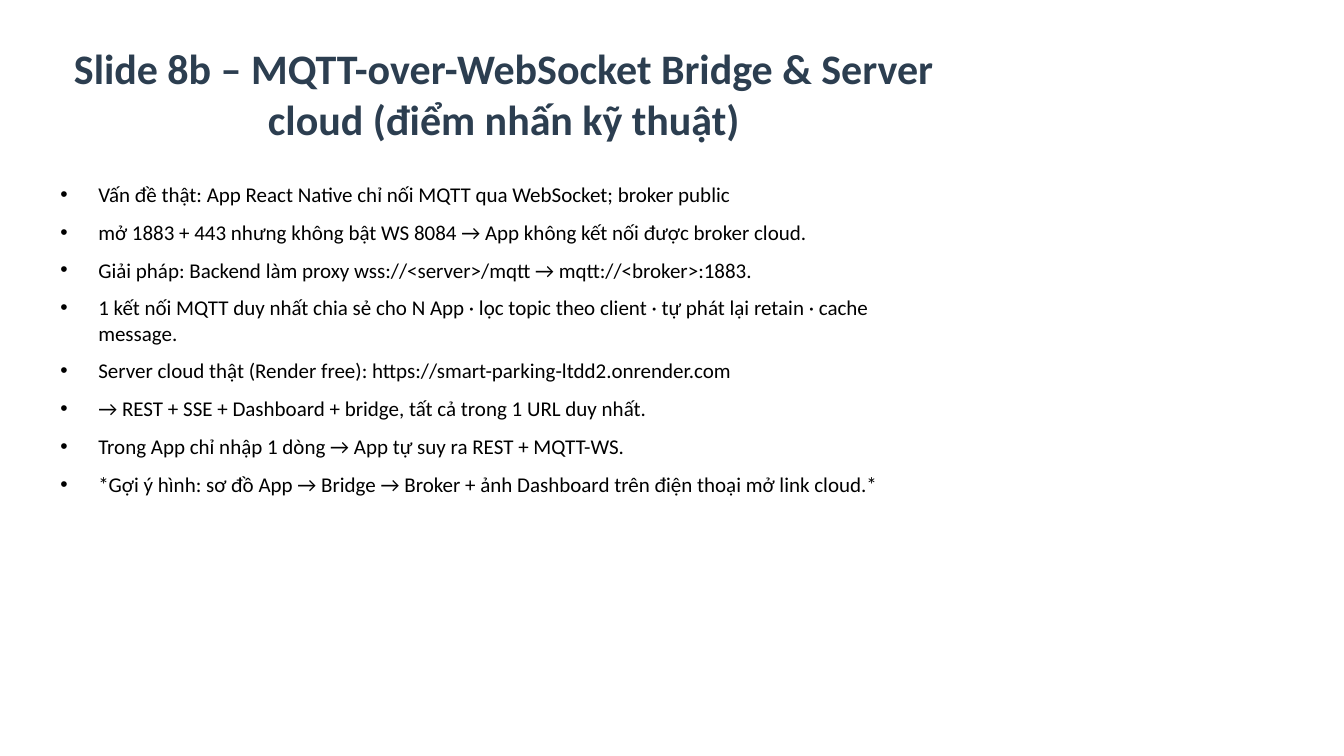
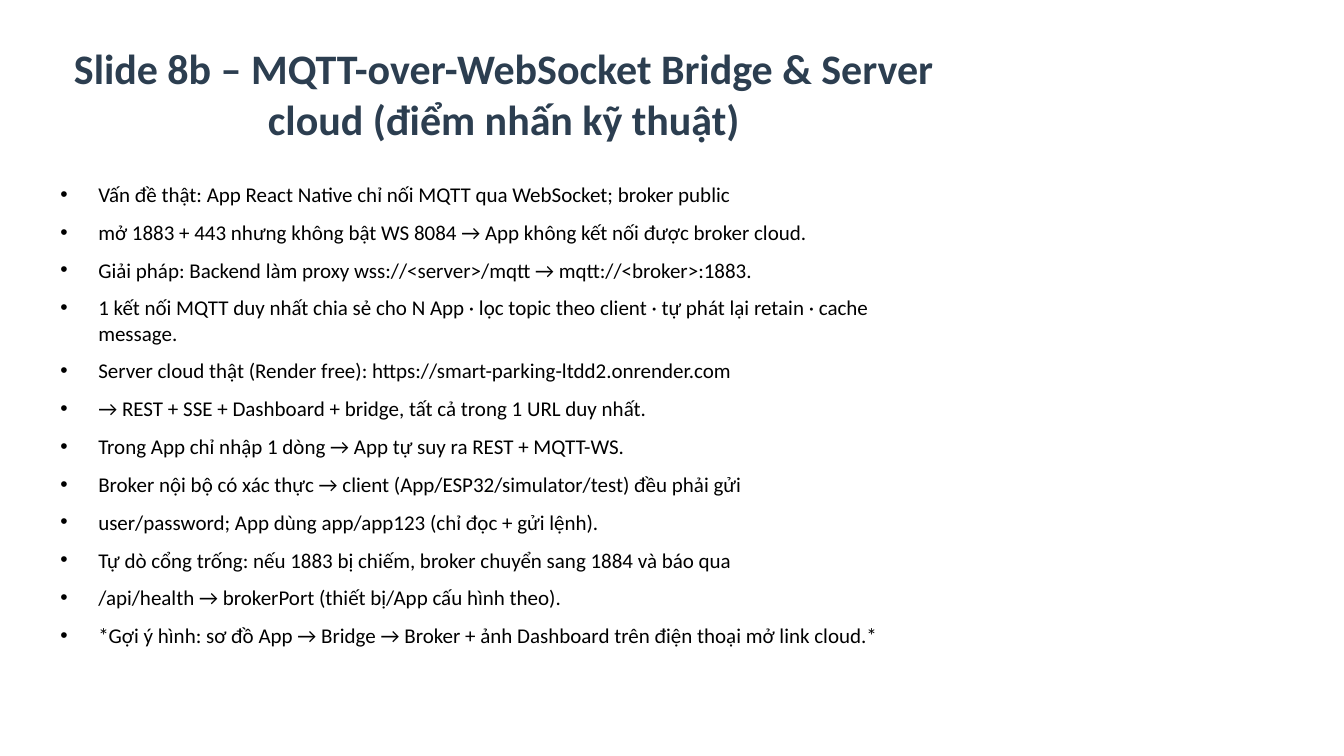
Before and after one commit to Phong220205/smart-parking-ltdd2, a slide deck: slide 11 of docs/Slide_ThuyetTrinh.pptx. Drawn at 1344x756 pixels with LibreOffice and Linux fonts; fonts in the diff are those of the drawing. Boxes give left, top, right and bottom in pixels: in the first picture for what was removed or moved away, otherwise in the second. Text is boxed around its words. In the diff, an @@ line names an element or a change of style, - is before the commit and + after.

```diff
--- a/docs/Slide_ThuyetTrinh.pptx
+++ b/docs/Slide_ThuyetTrinh.pptx
@@ text at (98,476,741,609): paragraphs added @@
+• Broker nội bộ có xác thực → client (App/ESP32/simulator/test) đều phải gửi
+• user/password; App dùng app/app123 (chỉ đọc + gửi lệnh).
+• Tự dò cổng trống: nếu 1883 bị chiếm, broker chuyển sang 1884 và báo qua
+• /api/health → brokerPort (thiết bị/App cấu hình theo).
```
Also in this commit, not shown: 1 other slide changed, 13 other files.
